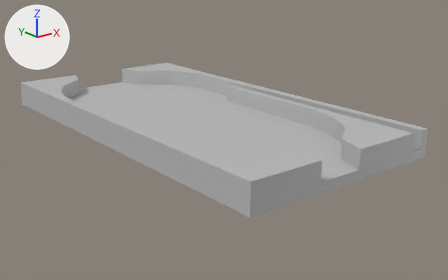
Before and after pictures for a commit that changed the FBX model HardcoreMemePinball/Assets/models/Kast.fbx.
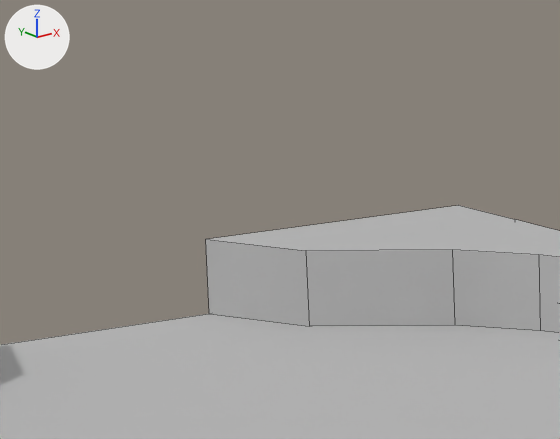
There are two pictures of each version: one whole from a camera (50 mm lens) standing at (-0.1208, -0.1709, 0.0618) and looking at (0.0092, -0.0085, -0.0031), one close up on the part from 19% to 41% of the width and 9% to 37% of the height. Every picture has the same lights, and +X, +Y and +Z are marked at upper left. The close-ups show mesh edges as thin lines. Where no turn or scale is listed for an object, it has been applied to the vertices.
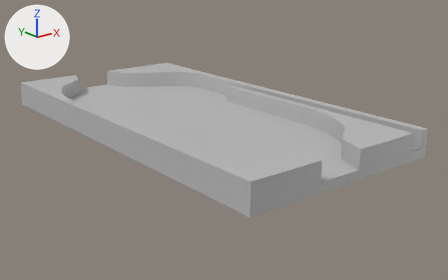
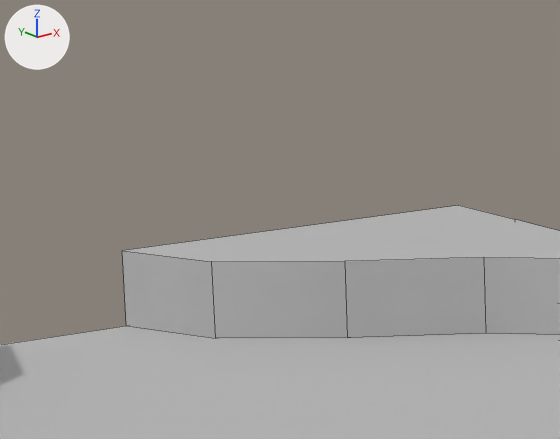
The newer file is also turned or shifted as a whole; pictures and numbers use the older file's frame.

Pixel boxes [x1, y1, x2, y2] of what changed, in the close-ups (560 x 439 px; the box of a moved part takes in the faces that stretch with it):
```json
{"part": 1, "of": "me_mesh", "change": "moved or reshaped", "before": [306, 250, 455, 326], "after": [211, 261, 347, 338]}
{"part": 2, "of": "me_mesh", "change": "moved or reshaped", "before": [206, 239, 309, 326], "after": [122, 251, 215, 338]}
{"part": 3, "of": "me_mesh", "change": "moved or reshaped", "before": [452, 250, 540, 331], "after": [345, 257, 486, 338]}
{"part": 4, "of": "me_mesh", "change": "moved or reshaped", "before": [207, 205, 560, 333], "after": [122, 205, 560, 335]}
```

The change, as JSON lines over the scene's bpy script:
```json
{"block": "me_mesh", "where": "me_mesh.from_pydata(...)  # 153 vertices, 117 faces; spans x -0.032..0.0379, y -0.0702..0.0699, z 0.0007..0.0098"}
{"block": "me_mesh", "where": "# used by ob_polysurface1; location = (0.0, 0.0, 0.0)"}
{"block": "me_mesh", "change": "me_mesh part 1: all 2 vertices in x 0.0176, y 0.0609, z 0.0038..0.0098 are moved by (-0.0079, 0.0008, 0.0)"}
{"block": "me_mesh", "change": "me_mesh part 2: all 2 vertices in x 0.0139, y 0.0699, z 0.0038..0.0098 are moved by (-0.0074, 0.0, 0.0)"}
{"block": "me_mesh", "change": "me_mesh part 3: all 2 vertices in x 0.0308, y 0.0482, z 0.0038..0.0098 are moved by (-0.0038, 0.0019, 0.0)"}
{"block": "me_mesh", "change": "me_mesh part 4: all 2 vertices in x 0.0325, y 0.0439, z 0.0038..0.0098 are moved by (-0.0005, 0.0012, 0.0)"}
```
